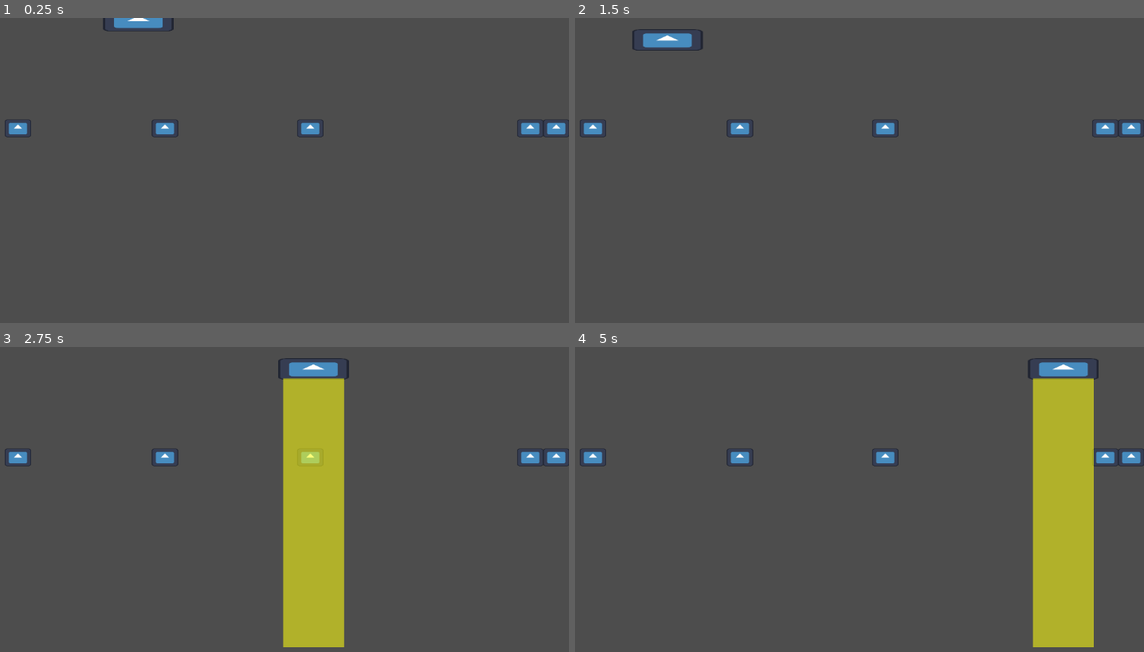
Above: before the commit, frames 1-4 (two rows, left to right).
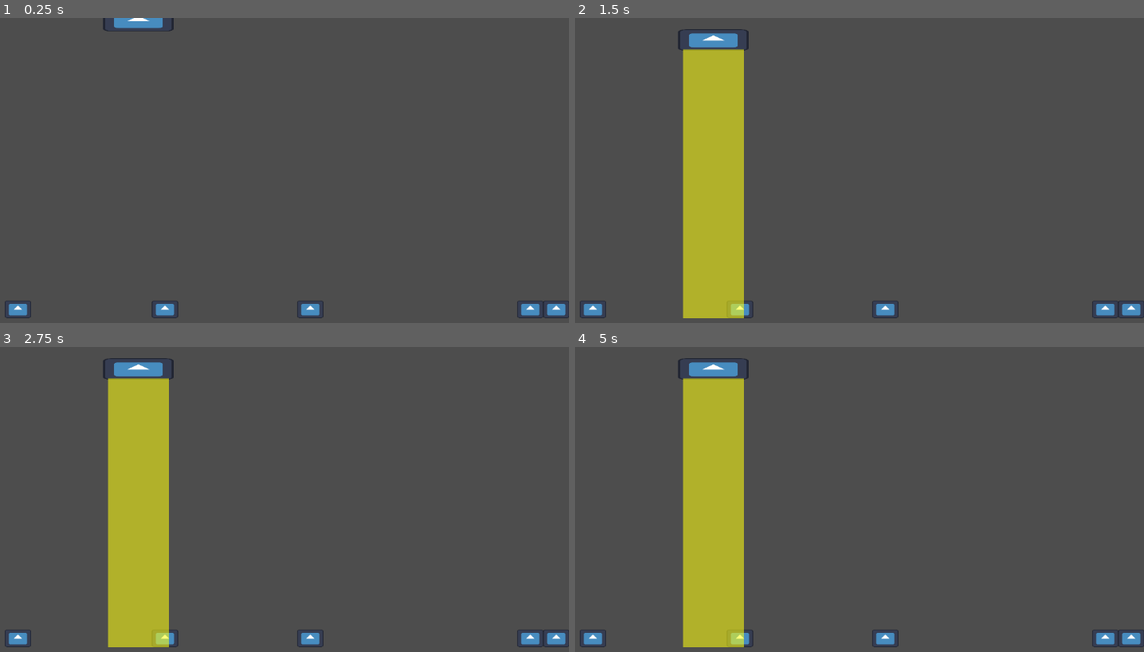
Above: after the commit, the same moments.

Repository: Luminescent-Cheese/district-jam-VII
Game: Godot game, scene res://game.tscn
Same seed, same stepped clock (60 frames per second), same inputs: the game is played once before the commit and once after it. The engine's default icon, where the game draws it, is replaced by a stand-in: a white triangle on a blue panel in a dark square.
Inputs (mouse positions are in pixels of both pictures, inside the frame that each line leads up to):
- Up to frame 1 (0.25 s): no input
- Up to frame 2 (1.5 s): move the mouse to (967, 179) at 0.52 s; click (967, 179) at 0.67 s; move the mouse to (700, 213) at 1.27 s; click (700, 213) at 1.42 s
- Up to frame 3 (2.75 s): move the mouse to (312, 447) at 2.02 s; click (312, 447) at 2.17 s
- Up to frame 4 (5 s): move the mouse to (791, 597) at 2.77 s; click (791, 597) at 2.92 s; tap Enter at 3.5 s; move the mouse to (1018, 578) at 3.52 s; click (1018, 578) at 3.67 s; move the mouse to (631, 472) at 4.27 s; click (631, 472) at 4.42 s

The runs differ from the first frame. In frame 1, 1.7% of the frame differs, in the area x 0-100%, y 33-99%; in frame 2, 12%; in frame 3, 21%; in frame 4, 22%, in the area x 0-100%, y 3-99%.

Commit message:
fix cow naming
Ufo detection was broken since cow names didn't always contain "Cow".  Now they do.

Diff:
--- a/game.gd
+++ b/game.gd
@@ -2,6 +2,7 @@
 
 const COW_SCENE = preload("res://cow.tscn")
 const UFO_SCENE = preload("res://ufo.tscn")
+
 func _ready() -> void:
 	spawn_cows(5)
 	spawn_ufo()
@@ -11,8 +12,9 @@
 
 	for i in range(num_cows):
 		var new_cow = COW_SCENE.instantiate()
-		var cow_location = Vector2(CoordsUtils.get_random_x_in_world(self), 200)
+		var cow_location = Vector2(CoordsUtils.get_random_x_in_world(self), world_bounds.max_y - 120)
 		new_cow.position = cow_location
+		new_cow.name = "Cow %s" % i
 		add_child(new_cow)
 
 func spawn_ufo() -> void:
--- a/ufo.gd
+++ b/ufo.gd
@@ -8,11 +8,11 @@
 var current_action = null
 var time_doing_action = 0.0
 
-const MOVE_TIME_SECS = 0.3
+const MOVE_TIME_SECS = 0.5
 const SCAN_TIME_SECS = 0.2
 
 var direction: Vector2 = Vector2.ZERO
-const SPEED = 500.0
+const SPEED = 250.0
 
 func _ready() -> void:
 	current_action = UfoAction.LOWER
